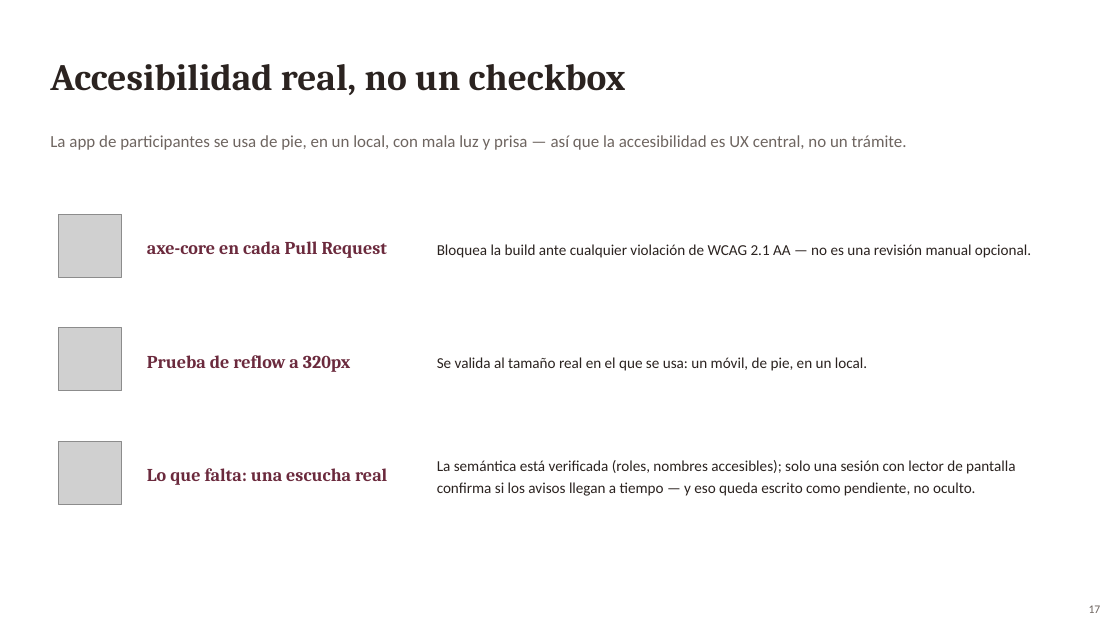
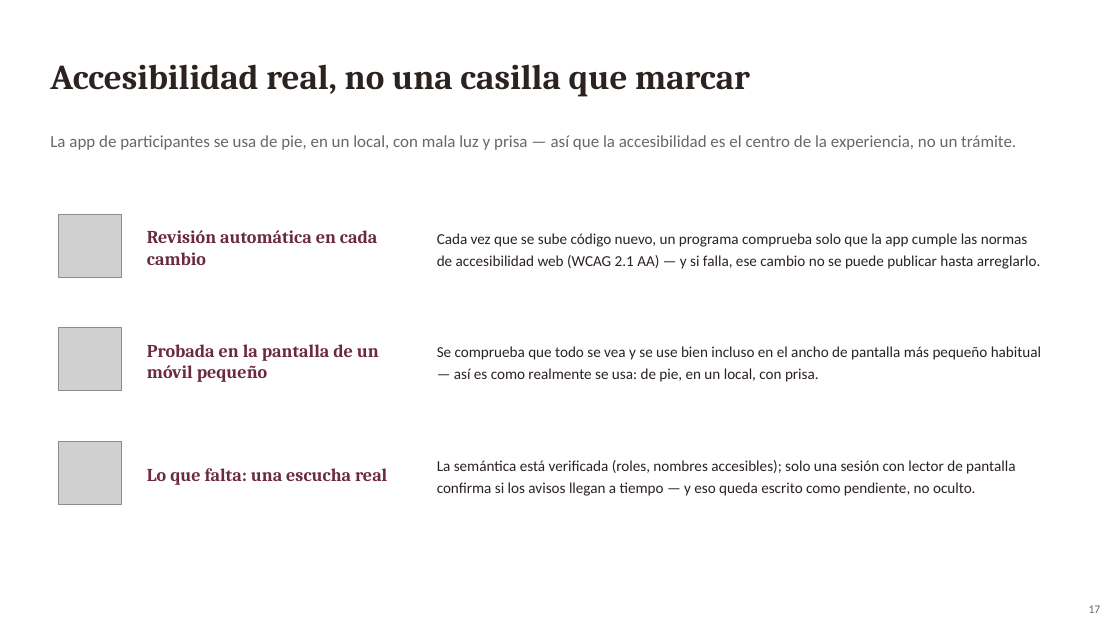
Before and after one commit to totpoderos/tapas, a slide deck: slide 17 of docs/Concurso_de_Tapas_Larga.pptx. Drawn at 1120x630 pixels with LibreOffice and Linux fonts; fonts in the diff are those of the drawing; grey boxes stand for pictures. Boxes give left, top, right and bottom in pixels: in the first picture for what was removed or moved away, otherwise in the second. Text is boxed around its words. In the diff, an @@ line names an element or a change of style, - is before the commit and + after.

```diff
--- a/docs/Concurso_de_Tapas_Larga.pptx
+++ b/docs/Concurso_de_Tapas_Larga.pptx
@@ text at (x1=50, y1=64, x2=750, y2=97): text changed; size 32 to 30 pt @@
-Accesibilidad real, no un checkbox
+Accesibilidad real, no una casilla que marcar
@@ text at (x1=50, y1=135, x2=1016, y2=150): text changed @@
-La app de participantes se usa de pie, en un local, con mala luz y prisa — así que la accesibilidad es UX central, no un trámite.
+La app de participantes se usa de pie, en un local, con mala luz y prisa — así que la accesibilidad es el centro de la experiencia, no un trámite.
@@ text at (x1=147, y1=230, x2=377, y2=265): text changed @@
-axe-core en cada Pull Request
+Revisión automática en cada cambio
@@ text at (x1=437, y1=233, x2=1041, y2=269): text changed @@
-Bloquea la build ante cualquier violación de WCAG 2.1 AA — no es una revisión manual opcional.
+Cada vez que se sube código nuevo, un programa comprueba solo que la app cumple las normas de accesibilidad web (WCAG 2.1 AA) — y si falla, ese cambio no se puede publicar hasta arreglarlo.
@@ text at (x1=147, y1=344, x2=379, y2=382): text changed @@
-Prueba de reflow a 320px
+Probada en la pantalla de un móvil pequeño
@@ text at (x1=437, y1=346, x2=1041, y2=382): text changed @@
-Se valida al tamaño real en el que se usa: un móvil, de pie, en un local.
+Se comprueba que todo se vea y se use bien incluso en el ancho de pantalla más pequeño habitual — así es como realmente se usa: de pie, en un local, con prisa.
```
Also in this commit, not shown: 1 other slide changed, 5 other files.
